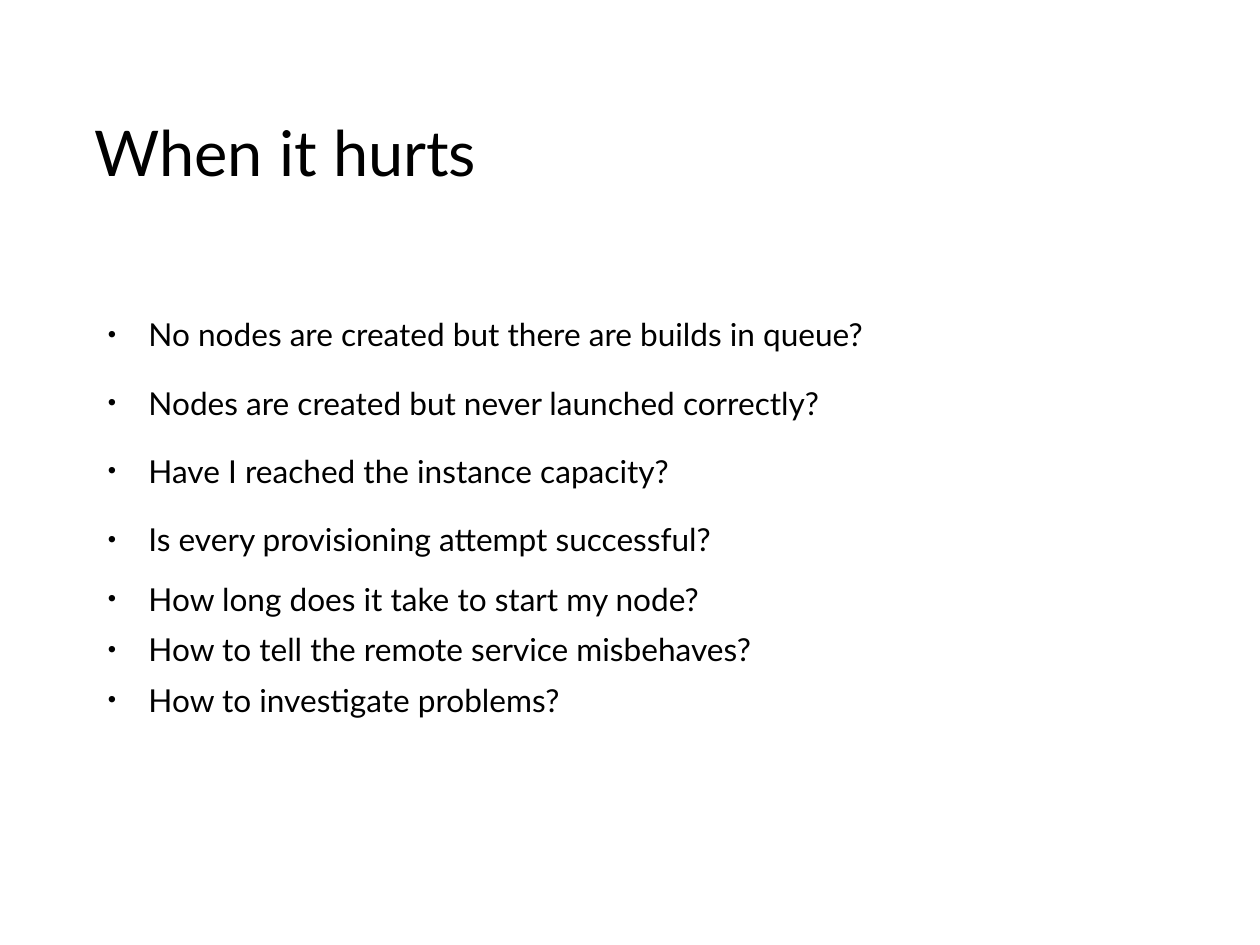
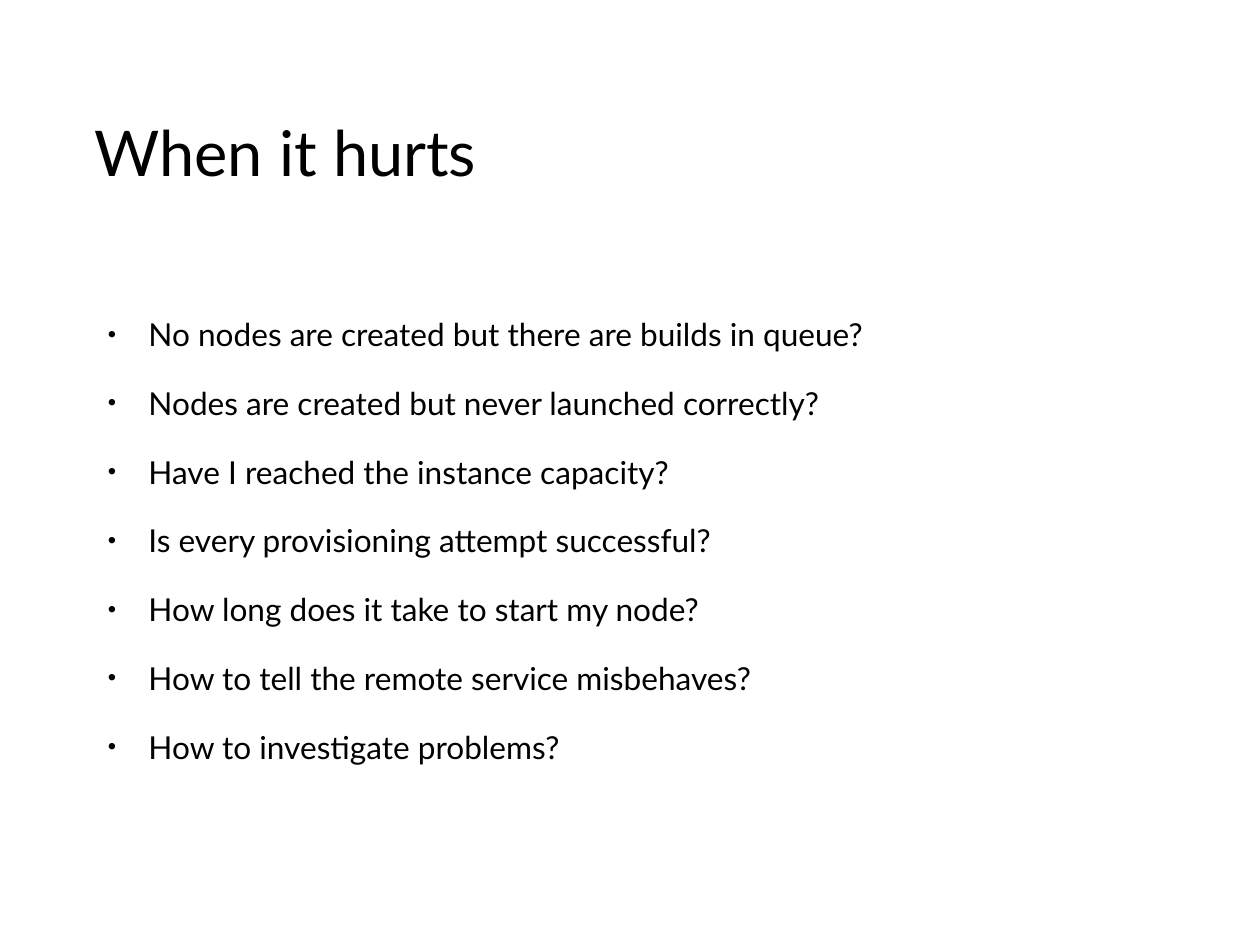
Before and after one commit to BrnoJAM/jam, a slide deck: slide 5 of 2016-04-29-wien/JenkinsAndOpenstack.odp. Drawn at 1260x945 pixels with LibreOffice and Linux fonts; fonts in the diff are those of the drawing; background and template pictures are left out. Boxes give left, top, right and bottom in pixels: in the first picture for what was removed or moved away, otherwise in the second. Text is boxed around its words. In the diff, an @@ line names an element or a change of style, - is before the commit and + after.

```diff
--- a/2016-04-29-wien/JenkinsAndOpenstack.odp
+++ b/2016-04-29-wien/JenkinsAndOpenstack.odp
@@ text "No nodes are created but ..." at bbox=[148, 322, 863, 765]: more space between paragraphs @@
```
Also in this commit, not shown: 3 other slides changed, 1 slide added.
